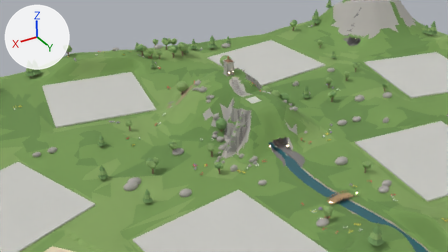
One commit to the Blender file map/OreFactory_LowPoly.blend: the scene before it, then after it.
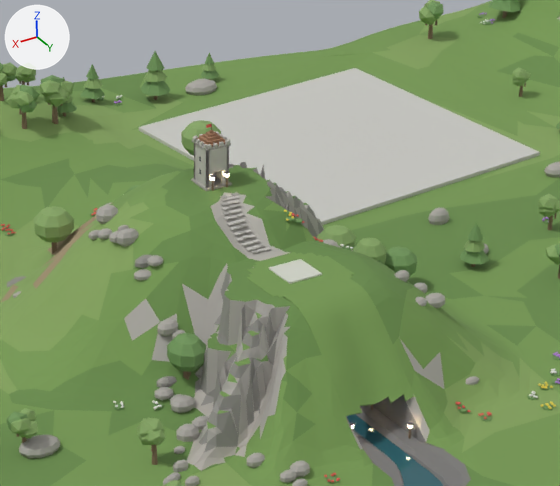
The first picture shows the older version from the file's camera 'LP_Overview'. The close-ups show the older and then the newer version on the part from 37% to 74% of the width and 8% to 65% of the height of that picture. Only the edits that show in the close-ups are written down. The lights are fixed; the arrows at upper left show +X, +Y and +Z.

In view in the first close-up: 'CaveRoof_CentreHill', 'CentralSpawn', 'Ground_LowPoly', 'HillBoulders', 'HillPlants', 'InteriorRock_04', 'InteriorTree_22', 'Plot_01', 'RiverWater', 'SummitTower', 'Tree_013', 'Tree_018' and 23 more.
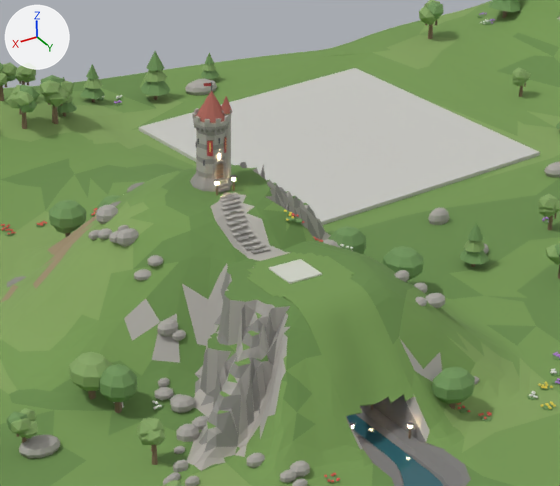
Changed parts and their boxes [x1, y1, x2, y2] in the close-ups (560 x 486 px; the box of a moved part takes in the faces that stretch with it):
'HillPlants', reshaped: before [34, 120, 417, 380]; after [49, 195, 475, 413]
'SummitTower', reshaped (62% taller): before [191, 123, 232, 191]; after [190, 82, 233, 193]
part 1 of me_hillplants, moved or reshaped: before [317, 225, 356, 250]; after [328, 226, 366, 254]
part 2 of me_hillplants, moved or reshaped (mostly hidden): before [183, 371, 191, 380]; after [449, 404, 456, 410]
part 3 of me_hillplants, moved or reshaped: before [384, 246, 417, 276]; after [432, 367, 475, 404]
part 4 of me_hillplants, moved or reshaped (mostly hidden): before [52, 242, 57, 254]; after [65, 233, 71, 237]
part 5 of me_hillplants, moved or reshaped: before [167, 333, 207, 372]; after [49, 200, 86, 231]
part 6 of me_hillplants, moved or reshaped (not visible before): after [54, 226, 72, 234]
part 7 of me_hillplants, moved or reshaped (not visible before): after [115, 402, 122, 413]
part 8 of me_hillplants, moved or reshaped (mostly hidden before): before [125, 185, 140, 194]; after [99, 364, 137, 402]
part 9 of me_hillplants, moved or reshaped (not visible before): after [88, 391, 96, 400]
part 10 of me_hillplants, moved or reshaped: before [181, 120, 221, 155]; after [69, 352, 113, 391]
part 11 of me_hillplants, moved or reshaped (not visible afterwards): before [34, 206, 74, 242]
part 12 of me_hillplants, reshaped: before [353, 237, 386, 264]; after [383, 246, 424, 280]
part 13 of me_summittower, deleted: before [191, 124, 232, 191]
part 14 of me_summittower, reshaped: before [192, 140, 231, 188]

Diff of the bpy script that builds the scene:
```diff
--- a/map/OreFactory_LowPoly.blend.py
+++ b/map/OreFactory_LowPoly.blend.py
@@ me_hillplants @@
-me_hillplants.from_pydata(...)  # 2776 vertices, 632 faces; spans x -94.0..100.0, y -142.0..52.0, z -1.0..82.0
+me_hillplants.from_pydata(...)  # 2576 vertices, 632 faces; spans x -94.0..99.0, y -160.0..73.0, z -1.0..39.0
+# me_hillplants part 1: the loose piece of 54 vertices spanning x -77.0..-58.0, y -76.0..-59.0, z 8.0..24.0 is moved by (-2.0, 6.0, 1.0), in mat_of_leaf (green #6f9559)
+# me_hillplants part 2: the loose piece of 8 vertices spanning x 48.0..51.0, y -5.0..-2.0, z 8.0..22.0 is moved by (-84.0, 69.0, -6.0)
+# me_hillplants part 3: the loose piece of 54 vertices spanning x -91.0..-75.0, y -48.0..-31.0, z 6.0..20.0 is moved by (49.0, 105.0, 2.0)
+# me_hillplants part 4: the loose piece of 8 vertices spanning x 42.0..45.0, y -135.0..-132.0, z 9.0..25.0 is moved by (-13.0, -11.0, -2.0)
+# me_hillplants part 5: the loose piece of 54 vertices spanning x 42.0..58.0, y -12.0..5.0, z 14.0..29.0 is moved by (-19.0, -141.0, 1.0)
+# me_hillplants part 6: the loose piece of 35 vertices spanning x 36.0..48.0, y -140.0..-129.0, z 18.0..28.0 is moved by (-8.0, -8.0, -3.0)
+# me_hillplants part 7: the loose piece of 8 vertices spanning x -85.0..-82.0, y -41.0..-38.0, z 0.0..13.0 is moved by (165.0, 35.0, 2.0)
+# me_hillplants part 8: the loose piece of 54 vertices spanning x -5.0..10.0, y -135.0..-117.0, z 22.0..37.0 is moved by (79.0, 121.0, -14.0)
+# me_hillplants part 9: the loose piece of 8 vertices spanning x -69.0..-66.0, y -69.0..-66.0, z 1.0..16.0 is moved by (155.0, 51.0, 1.0)
+# me_hillplants part 10: the loose piece of 54 vertices spanning x -15.0..2.0, y -95.0..-78.0, z 66.0..82.0 is scaled about its middle by (1, 1.1, 0.929), then moved by (94.0, 69.0, -57.0)
+# me_hillplants part 11: 1 vertex moved within x 41.0, y -129.0, z 19.0; 733 vertices removed from x 4.0..100.0, y -142.0..-87.0, z 3.0..33.0; 479 vertices added at x -25.0..58.0, y -150.0..-112.0, z 1.0..28.0
+# me_hillplants part 12: 2 vertices moved within x -91.0..-72.0, y -35.0..-33.0, z 2.0..18.0; 493 vertices removed from x -94.0..-44.0, y -77.0..-32.0, z -1.0..28.0; 133 vertices added at x -90.0..-72.0, y -52.0..-25.0, z -1.0..23.0
+# other edits to the shape of me_hillplants do not show in these pictures
 me_hillplants.materials.append(mat_of_bark)
@@ me_summittower @@
-me_summittower.from_pydata(...)  # 288 vertices, 216 faces; spans x -6.5..6.5, y -73.5..-60.5, z 59.8..89.1
+me_summittower.from_pydata(...)  # 874 vertices, 610 faces; spans x -9.7..9.7, y -76.2..-55.7, z 59.2..108.1
+# me_summittower part 13: 29 loose pieces with 232 vertices, spanning x -6.5..6.5, y -73.5..-60.5, z 59.8..88.9, are deleted
+# me_summittower part 14: 48 vertices removed from x -6.2..6.2, y -73.2..-60.8, z 61.8..80.6; 432 vertices added at x -8.2..8.2, y -75.2..-55.7, z 61.7..95.6
+# other edits to the shape of me_summittower do not show in these pictures
 me_summittower.materials.append(mat_of_stonedark)
@@ me_summittower @@
 me_summittower.materials.append(mat_of_wooddark)
-me_summittower.materials.append(mat_of_flowerred)  # red #e35c55
+me_summittower.materials.append(mat_of_rooftile)  # brown #ad6559
+me_summittower.materials.append(mat_of_banner)  # red #c44b4b
+me_summittower.materials.append(mat_of_lanternglow)  # beige #ffeac0, glowing beige #ffe1aa
+me_summittower.materials.append(mat_of_gold)  # yellow #edd176
```
